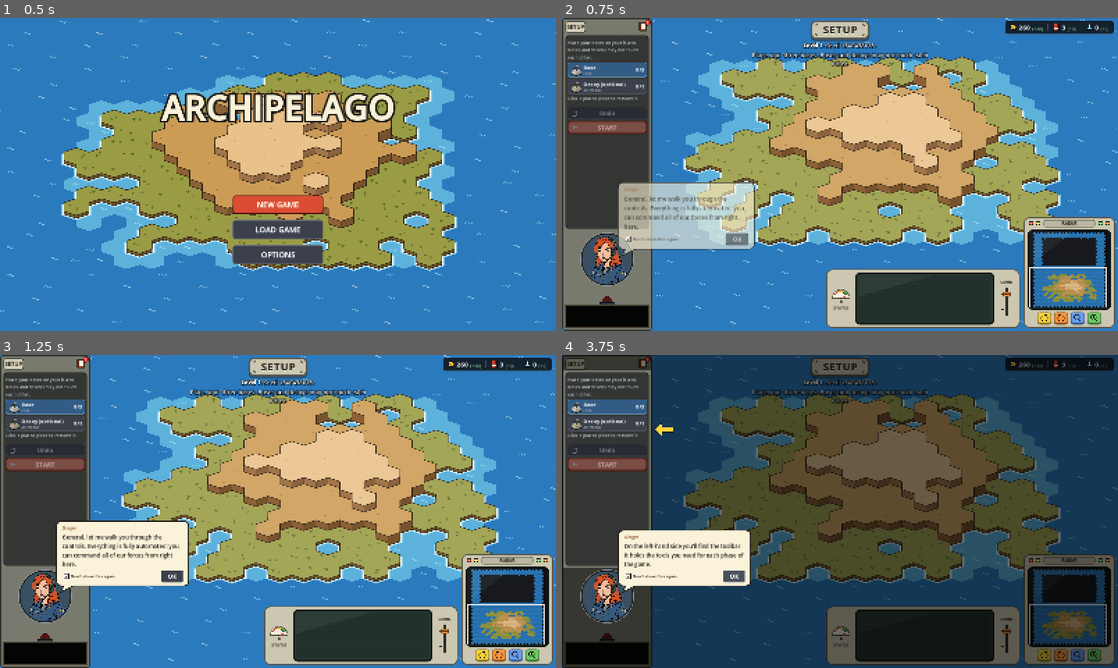
Above: before the commit, frames 1-4 (two rows, left to right).
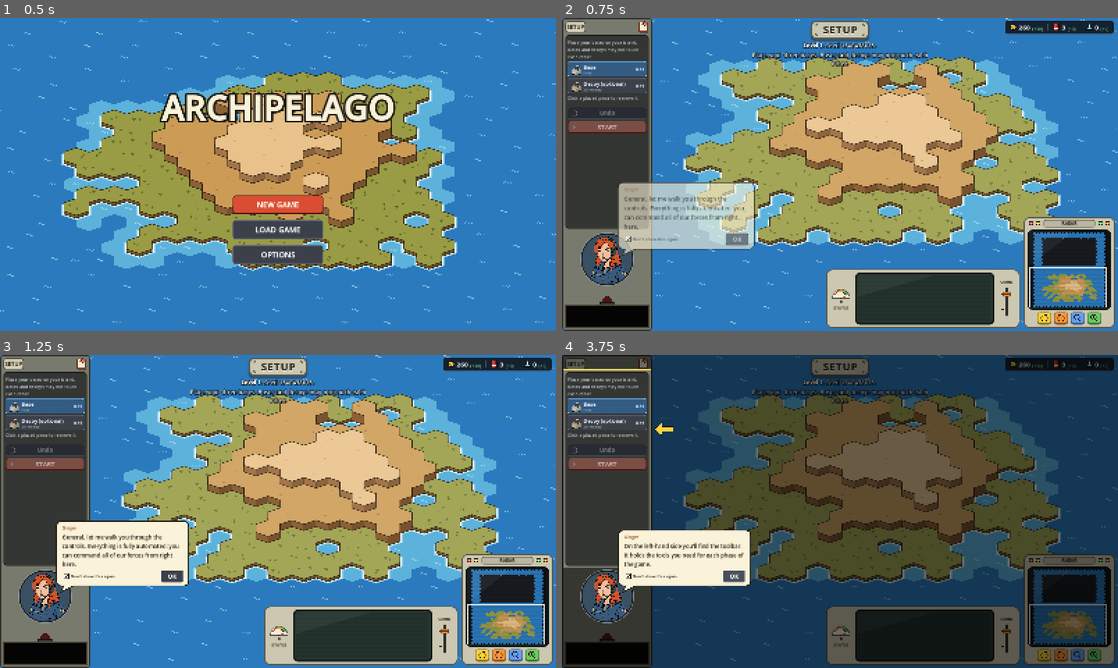
Above: after the commit, the same moments.

Repository: abeuscher/archipelago-game
Game: Godot game, scene res://game/title.tscn
The game is run twice, just before and just after one commit, with the same random seed, the same clock (stepped at 60 frames per second) and the same inputs.
Inputs:
- Up to frame 1 (0.5 s): no input
- Up to frame 2 (0.75 s): click "NEW GAME" at 0.5 s
- Up to frame 3 (1.25 s): no input
- Up to frame 4 (3.75 s): click "Don't show this again" at 1.25 s; click "Don't show this again" at 2 s; click "Don't show this again" at 2.75 s; click "OK" at 3.5 s

Frame 1 is identical in both runs. In frame 2, 0.7% of the frame differs, in the area x 0-16%, y 0-71%; in frame 3, 0.7%; in frame 4, 0.8%, in the area x 0-20%, y 0-72%.

Commit message:
Log icon as tall as the title with the badge inside it; centred tick
The book fills the title plate's height and the unread badge is smaller,
on the book's top-right corner inside the toolbar. The Don't show this
again tick is centred in its box with smooth edges. ASSUMPTIONS D138.

Co-Authored-By: Claude Opus 5.5 <noreply@anthropic.com>

Diff:
--- a/game/announcer.gd
+++ b/game/announcer.gd
@@ -508,8 +508,23 @@
 		for j in range(2, n - 2):
 			img.set_pixel(i, j, Color(1, 1, 1, 0.9))
 	if checked:
-		var pts := [[4, 8], [5, 9], [6, 10], [7, 11], [8, 10], [9, 9], [10, 8], [11, 7], [12, 6], [12, 5]]
-		for p in pts:
-			for o in [[0, 0], [0, -1], [1, 0]]:
-				img.set_pixel(p[0] + o[0], p[1] + o[1], INK)
+		# A tick centred in the box's inside (2 to 14), with smooth edges:
+		# each pixel is shaded by its distance from the two strokes.
+		var a := Vector2(4.6, 8.2)
+		var b := Vector2(7.0, 10.6)
+		var c := Vector2(11.4, 5.4)
+		var half_w := 1.0
+		for i in range(2, n - 2):
+			for j in range(2, n - 2):
+				var p := Vector2(i + 0.5, j + 0.5)
+				var d := minf(_seg_dist(p, a, b), _seg_dist(p, b, c))
+				var cover := clampf(half_w + 0.5 - d, 0.0, 1.0)
+				if cover > 0.0:
+					img.set_pixel(i, j, img.get_pixel(i, j).lerp(INK, cover))
 	return ImageTexture.create_from_image(img)
+
+
+static func _seg_dist(p: Vector2, a: Vector2, b: Vector2) -> float:
+	var ab := b - a
+	var t := clampf((p - a).dot(ab) / ab.length_squared(), 0.0, 1.0)
+	return p.distance_to(a + ab * t)
--- a/game/device_panel.gd
+++ b/game/device_panel.gd
@@ -168,14 +168,30 @@
 	return close
 
 
+const BOOK_HALF := Vector2(9, 11)   ## half the book's cover, from the icon's centre to its top-right corner
+const BOOK_OUTLINE := 1.5           ## the dark outline round the cover
+
+
+## How much the book is scaled in a control of `size` when it fills the
+## height (book_icon's fit): the cover and its outline exactly as tall.
+static func book_scale(size: Vector2) -> float:
+	return size.y / (2.0 * (BOOK_HALF.y + BOOK_OUTLINE))
+
+
 ## A small book, for the log button. shadow: a soft drop shadow under it,
-## for when it sits on the panel without a key.
-static func book_icon(shadow := false) -> Control:
+## for when it sits on the panel without a key. fit: scaled so the book is
+## exactly as tall as the control (otherwise drawn at its own size).
+static func book_icon(shadow := false, fit := false) -> Control:
 	var c := Control.new()
 	c.mouse_filter = Control.MOUSE_FILTER_IGNORE
 	c.set_anchors_and_offsets_preset(Control.PRESET_FULL_RECT)
 	c.draw.connect(func():
-		var m := c.size / 2.0
+		var m := Vector2.ZERO
+		if fit:
+			var k := book_scale(c.size)
+			c.draw_set_transform(c.size / 2.0 + Vector2(0, 0.5 * k), 0.0, Vector2(k, k))
+		else:
+			m = c.size / 2.0
 		var cover := Rect2(m + Vector2(-9, -11), Vector2(18, 21))
 		if shadow:
 			c.draw_rect(Rect2(cover.position + Vector2(2.5, 2.5), cover.size).grow(1.5), Color(0, 0, 0, 0.35))
--- a/game/hud.gd
+++ b/game/hud.gd
@@ -166,20 +166,30 @@
 	_log_button.toggled.connect(_toggle_log)
 	for st in ["normal", "hover", "pressed", "hover_pressed", "disabled", "focus"]:
 		_log_button.add_theme_stylebox_override(st, StyleBoxEmpty.new())
-	_log_button.custom_minimum_size = Vector2(36, 32)
-	_log_button.add_child(DevicePanel.book_icon(true))
+	# As tall as the title plate beside it (the row's height), no taller.
+	_log_button.custom_minimum_size = Vector2(36, 0)
+	_log_button.size_flags_vertical = Control.SIZE_FILL
+	_log_button.add_child(DevicePanel.book_icon(true, true))
+	# The unread count: a small red badge on the book's top-right corner,
+	# kept inside the button so it never sticks out of the toolbar.
 	_log_badge = Control.new()
 	_log_badge.mouse_filter = Control.MOUSE_FILTER_IGNORE
-	_log_badge.position = Vector2(24, -6)
-	_log_badge.size = Vector2(22, 18)
+	_log_badge.set_anchors_and_offsets_preset(Control.PRESET_FULL_RECT)
 	_log_badge.visible = false
 	_log_badge.draw.connect(func():
 		var t := str(_unread) if _unread < 100 else "99+"
 		var f := bold_font()
-		var w := maxf(18.0, f.get_string_size(t, HORIZONTAL_ALIGNMENT_LEFT, -1, 12).x + 10.0)
-		var r := Rect2(Vector2(0, 0), Vector2(w, 18))
-		_log_badge.draw_style_box(DevicePanel.box(Color(0.85, 0.15, 0.12), Color(0.3, 0.05, 0.04), 2, 9, [0, 0, 0, 0]), r)
-		_log_badge.draw_string(f, Vector2(5, 13.5), t, HORIZONTAL_ALIGNMENT_LEFT, -1, 12, Color(1, 1, 1)))
+		var fs := 10
+		var h := 13.0
+		var w := maxf(h, f.get_string_size(t, HORIZONTAL_ALIGNMENT_LEFT, -1, fs).x + 6.0)
+		var m := _log_badge.size / 2.0
+		var k := DevicePanel.book_scale(_log_badge.size)
+		var right := minf(_log_badge.size.x, m.x + (DevicePanel.BOOK_HALF.x + DevicePanel.BOOK_OUTLINE) * k)
+		var top := 0.0   # the book fills the height: its top is the button's
+		var r := Rect2(Vector2(right - w, top), Vector2(w, h))
+		_log_badge.draw_style_box(DevicePanel.box(Color(0.85, 0.15, 0.12), Color(0.3, 0.05, 0.04), 1, 7, [0, 0, 0, 0]), r)
+		var tw := f.get_string_size(t, HORIZONTAL_ALIGNMENT_LEFT, -1, fs).x
+		_log_badge.draw_string(f, Vector2(r.position.x + (w - tw) / 2.0, top + h - 3.0), t, HORIZONTAL_ALIGNMENT_LEFT, -1, fs, Color(1, 1, 1)))
 	_log_button.add_child(_log_badge)
 	title_row.add_child(_log_button)
 	var tray := PanelContainer.new()
Not shown, changed: ASSUMPTIONS.md
